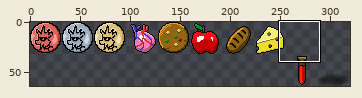
One commit to this sprite sheet: media/items.png. Above, an overview of the earlier version with the close-up marked.
Close-up. Old version:
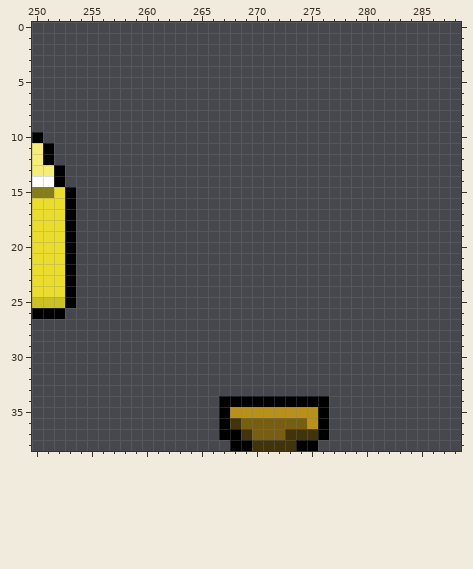
The file is 320x64 pixels. Pixels under 10% opacity are left out. Colours within 5 levels of each other are drawn and written as one. Shown: x 250..288, y 0..38.
Now the later version:
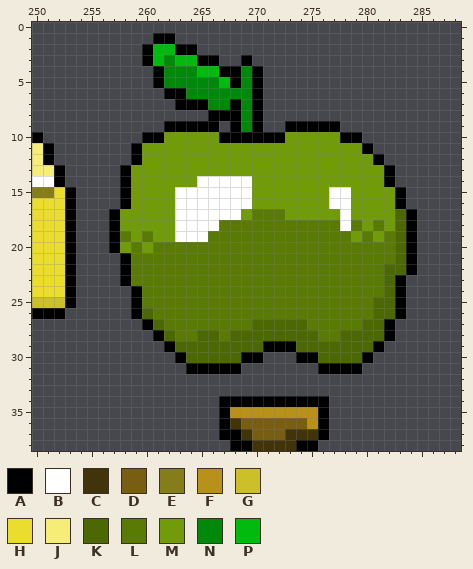
Palette (. is transparent): A #000000  B #ffffff  C #41330a  D #775e12  E #857d1a  F #b8911b  G #ccc028  H #ebdd2e  J #f6ed78  K #4b6805  L #597b06  M #719b08  N #00880a  P #00bb0e
What changed:
The edit adds colour A in row 1 at x 261 to 262; in row 2 at x 260 and 263 to 264; in row 3 at x 260, 265 to 266 and 269; in row 4 at x 261, 267 to 268 and 270; in row 5 at x 261, 268 and 270; in row 6 at x 262 to 263 and 270.
The edit adds colour A in row 7 at x 263 to 265, 268 and 270; in row 8 at x 266 to 268 and 270; in row 9 at x 262 to 266, 268, 270 and 273 to 277; in row 10 at x 260 to 261, 267 to 272 and 278 to 279; in row 11 at x 259 and 280; in row 12 at x 259 and 281.
The edit adds colour A in rows 13 to 14 at x 258 and 282; in rows 15 to 16 at x 258 and 283; in rows 17 to 20 at x 257 and 284; in rows 21 to 22 at x 258 and 284; in row 23 at x 258 and 283; in rows 24 to 26 at x 259 and 283.
The edit adds colour A in row 27 at x 260 and 282; in row 28 at x 261 and 282; in row 29 at x 262, 271 to 273 and 281; in row 30 at x 263, 269 to 270, 274 to 275 and 280; in row 31 at x 264 to 268 and 276 to 279.
The edit adds colour B in row 14 at x 265 to 269; in rows 15 to 16 at x 263 to 269 and 277 to 278; in row 17 at x 263 to 268 and 278; in row 18 at x 263 to 266 and 278; in row 19 at x 263 to 265.
The edit adds colour K in rows 17 to 21 at x 283; in row 22 at x 282 to 283; in rows 23 to 24 at x 282; in row 25 at x 281 to 282; in row 26 at x 260 and 281 to 282; in row 27 at x 261, 270 to 274 and 280 to 281.
The edit adds colour K in row 28 at x 262, 265 to 266, 268 to 275 and 278 to 281; in row 29 at x 263 to 270 and 274 to 280; in row 30 at x 264 to 268 and 276 to 279.
The edit adds colour L in row 17 at x 270 to 272; in row 18 at x 267 to 277, 279 and 281; in row 19 at x 258, 260, 266 to 278, 280 and 282; in row 20 at x 259 and 261 to 282; in row 21 at x 259 to 282; in rows 22 to 23 at x 259 to 281.
The edit adds colour L in row 24 at x 260 to 281; in row 25 at x 260 to 280; in row 26 at x 261 to 280; in row 27 at x 262 to 269 and 275 to 279; in row 28 at x 263 to 264, 267 and 276 to 277.
The edit adds colour M in row 10 at x 262 to 266 and 273 to 277; in row 11 at x 260 to 279; in row 12 at x 260 to 280; in row 13 at x 259 to 281; in row 14 at x 259 to 264 and 270 to 281; in rows 15 to 16 at x 259 to 262, 270 to 276 and 279 to 282.
The edit adds colour M in row 17 at x 258 to 262, 269, 273 to 277 and 279 to 282; in row 18 at x 258 to 262, 280 and 282; in row 19 at x 259, 261 to 262, 279 and 281; in row 20 at x 258 and 260.
The edit adds colour N in row 3 at x 262; in row 4 at x 262 to 264 and 269; in row 5 at x 262 to 266 and 269; in row 6 at x 264 to 269; in row 7 at x 266 to 267 and 269; in rows 8 to 9 at x 269.
The edit adds colour P in row 2 at x 261 to 262; in row 3 at x 261 and 263 to 264; in row 4 at x 265 to 266; in row 5 at x 267.
Where, in picture pixels (left, top, right, bottom), the same in both close-ups:
added: (109, 33, 417, 374)
